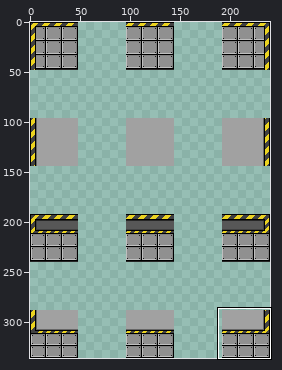
File history of a sprite sheet, Smaug4/Assets/_Game/Arts/Tilesets/tileset_espaco.png. The picture above shows the old version from afar; the outline marks the close-up.
Close-up. Before the edit:
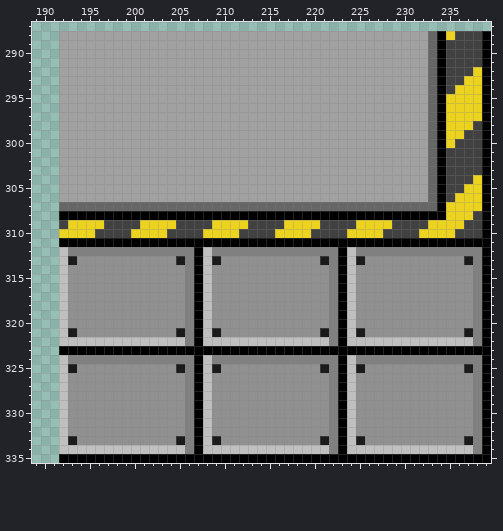
The file is 240x336 pixels. Colours within 5 levels of each other are drawn and written as one. Shown: x 189..239, y 287..335. The commit also changed other parts of the picture, which this record leaves out.
After:
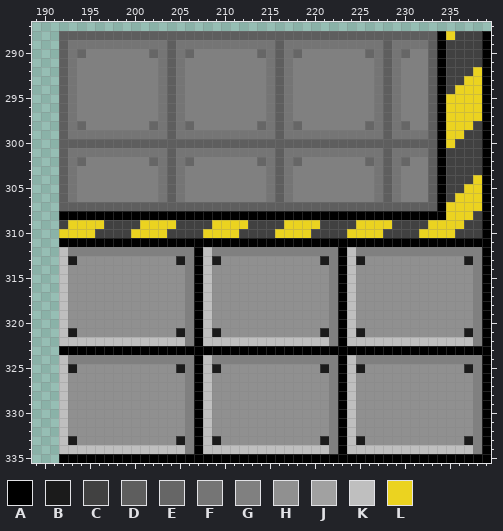
Palette (. is transparent): A #000000  B #1b1b1b  C #414141  D #5e5e5e  E #666666  F #757575  G #808080  H #909090  J #a1a1a1  K #bfbfbf  L #ebd320
Diff:
y 288: x 192..233 JJJJJJJJJJJJJJJJJJJJJJJJJJJJJJJJJJJJJJJJJE -> DDDDDDDDDDDDDDDDDDDDDDDDDDDDDDDDDDDDDDDDDD
y 289: x 192..233 JJJJJJJJJJJJJJJJJJJJJJJJJJJJJJJJJJJJJJJJJE -> DFFFFFFFFFFFDFFFFFFFFFFFDFFFFFFFFFFFDFFFFD
y 290: x 192..233 JJJJJJJJJJJJJJJJJJJJJJJJJJJJJJJJJJJJJJJJJE -> DFEGGGGGGGEFDFEGGGGGGGEFDFEGGGGGGGEFDFEGGD
y 291..297: x 192..233 JJJJJJJJJJJJJJJJJJJJJJJJJJJJJJJJJJJJJJJJJE -> DFGGGGGGGGGFDFGGGGGGGGGFDFGGGGGGGGGFDFGGGD
y 298: x 192..233 JJJJJJJJJJJJJJJJJJJJJJJJJJJJJJJJJJJJJJJJJE -> DFEGGGGGGGEFDFEGGGGGGGEFDFEGGGGGGGEFDFEGGD
y 299: x 192..233 JJJJJJJJJJJJJJJJJJJJJJJJJJJJJJJJJJJJJJJJJE -> DFFFFFFFFFFFDFFFFFFFFFFFDFFFFFFFFFFFDFFFFD
y 300: x 192..233 JJJJJJJJJJJJJJJJJJJJJJJJJJJJJJJJJJJJJJJJJE -> DDDDDDDDDDDDDDDDDDDDDDDDDDDDDDDDDDDDDDDDDD
y 301: x 192..233 JJJJJJJJJJJJJJJJJJJJJJJJJJJJJJJJJJJJJJJJJE -> DFFFFFFFFFFFDFFFFFFFFFFFDFFFFFFFFFFFDFFFFD
y 302: x 192..233 JJJJJJJJJJJJJJJJJJJJJJJJJJJJJJJJJJJJJJJJJE -> DFEGGGGGGGEFDFEGGGGGGGEFDFEGGGGGGGEFDFEGGD
y 303..306: x 192..233 JJJJJJJJJJJJJJJJJJJJJJJJJJJJJJJJJJJJJJJJJE -> DFGGGGGGGGGFDFGGGGGGGGGFDFGGGGGGGGGFDFGGGD
y 307: x 192..233 EEEEEEEEEEEEEEEEEEEEEEEEEEEEEEEEEEEEEEEEEE -> DDDDDDDDDDDDDDDDDDDDDDDDDDDDDDDDDDDDDDDDDD
